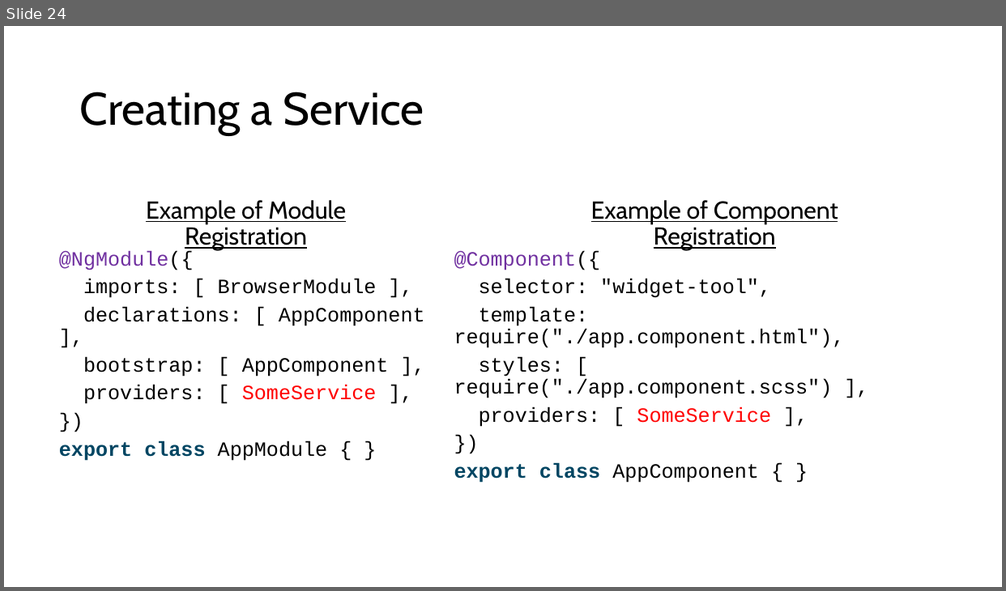
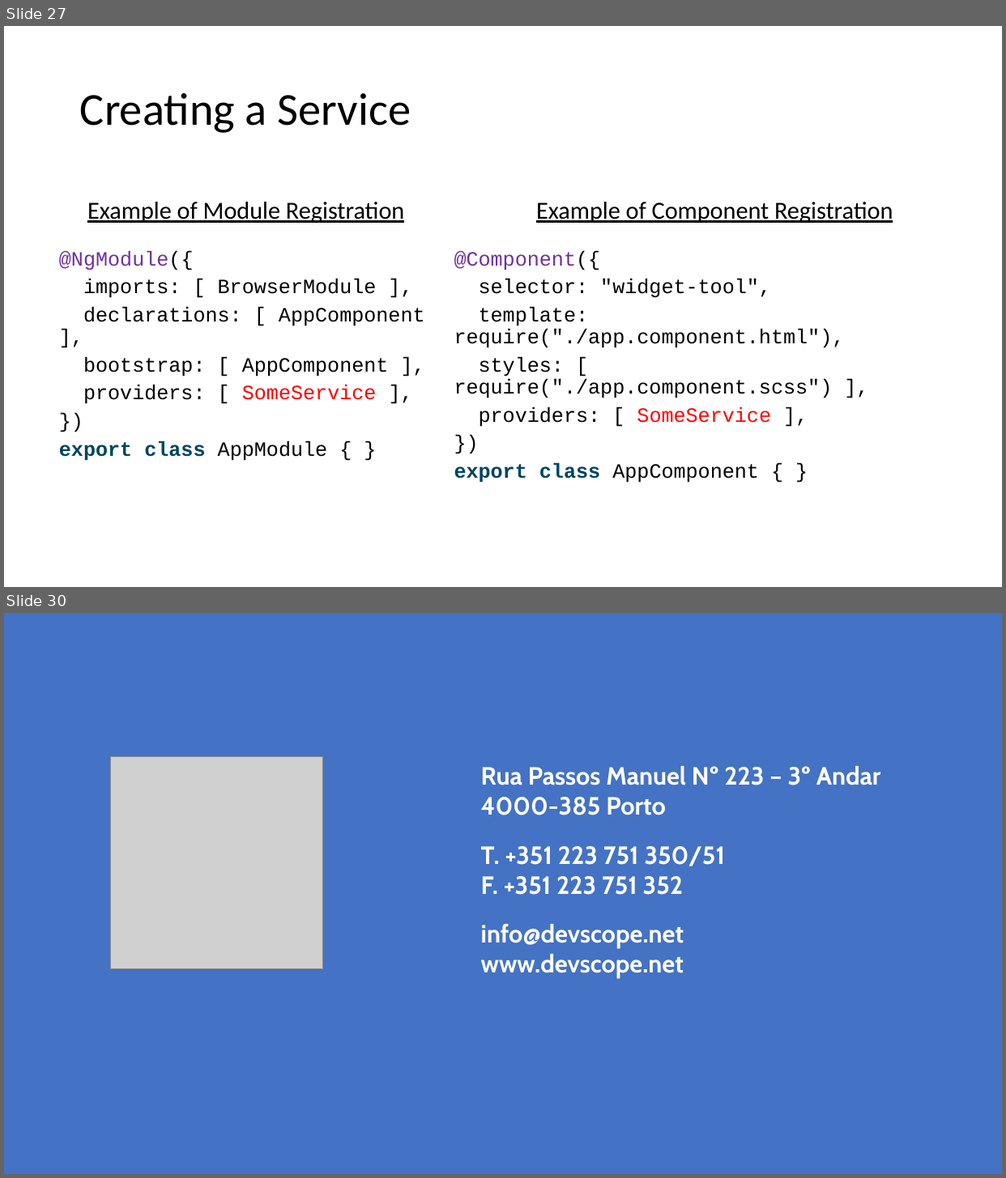
Before and after one commit to DevScope/HandsOn-Angular, a slide deck: Session 1 - Introduction and Slides/Introduction to Angular.pptx. Shown one above the other, each under a label of ours: slide 24 before the commit, slides 27 and 30 after it; the slides between them are not shown. The pictures are 1006x591 and 1006x1178 pixels, drawn with LibreOffice and Linux fonts; fonts in the diff are those of the drawing; grey boxes stand for pictures. Boxes give left, top, right and bottom in pixels: in the first picture for what was removed or moved away, otherwise in the second. Text is boxed around its words. In the diff, an @@ line names an element or a change of style, - is before the commit and + after.

```diff
--- a/Session 1 - Introduction and Slides/Introduction to Angular.pptx
+++ b/Session 1 - Introduction and Slides/Introduction to Angular.pptx
@@ slide 30 added at (4, 613, 1002, 1174), background #4472C4 @@
@@ picture added at (110, 756, 323, 969) @@
@@ text added at (481, 766, 881, 815), 24 pt, text #FFFFFF, bold @@
+Rua Passos Manuel Nº 223 – 3º Andar
+4000-385 Porto
@@ text added at (481, 846, 725, 895), 24 pt, text #FFFFFF, bold @@
+T. +351 223 751 350/51
+F. +351 223 751 352
@@ text added at (481, 924, 684, 978), 24 pt, text #FFFFFF, bold @@
+info@devscope.net
+www.devscope.net
@@ what was slide 24 is now slide 27 @@
@@ slide 27 changed as well @@
@@ font Cabin to Calibri in 3 elements at (80, 93, 411, 133), (87, 202, 404, 224), (536, 202, 893, 224) @@
```
Also in this commit, not shown: 21 other slides changed, 7 other slides added, 3 slides removed, 2 other files.
